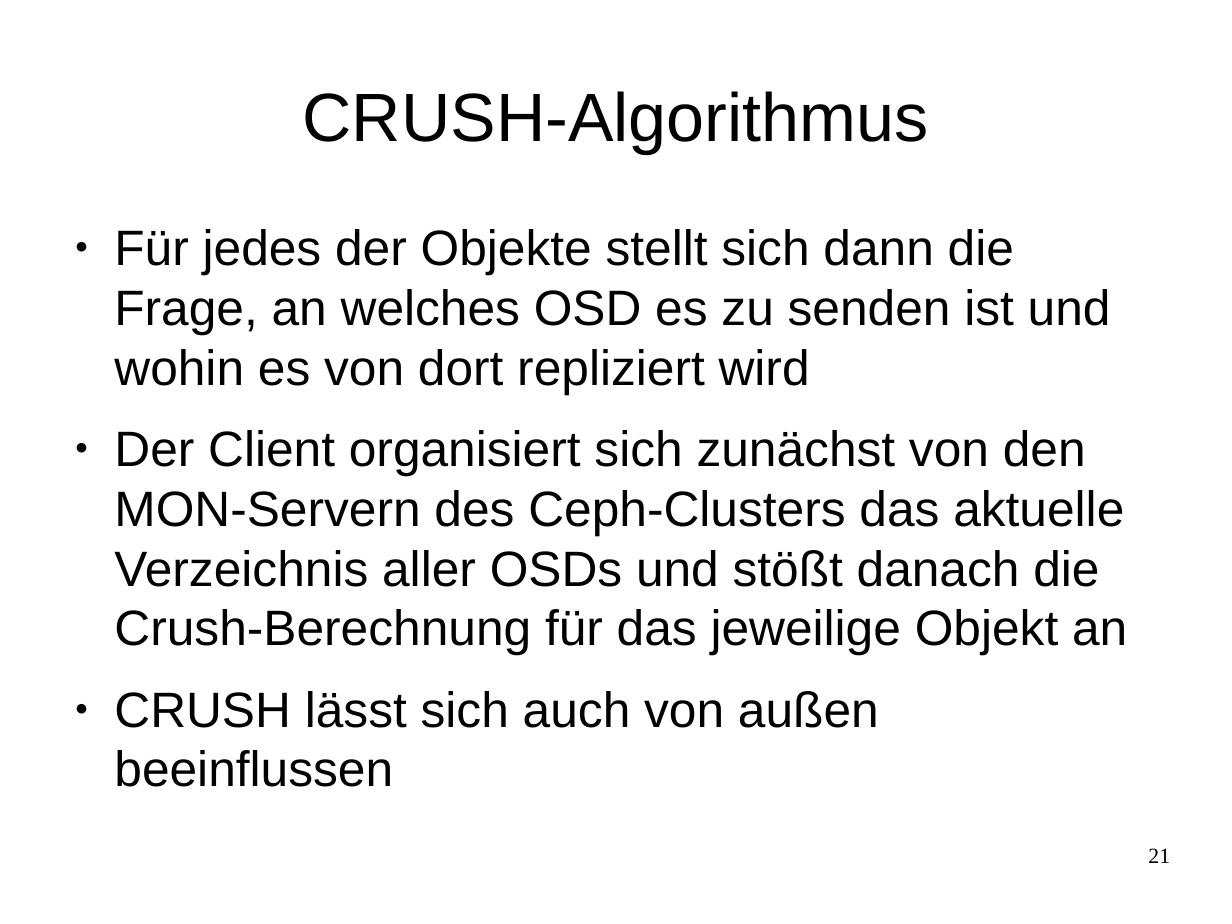
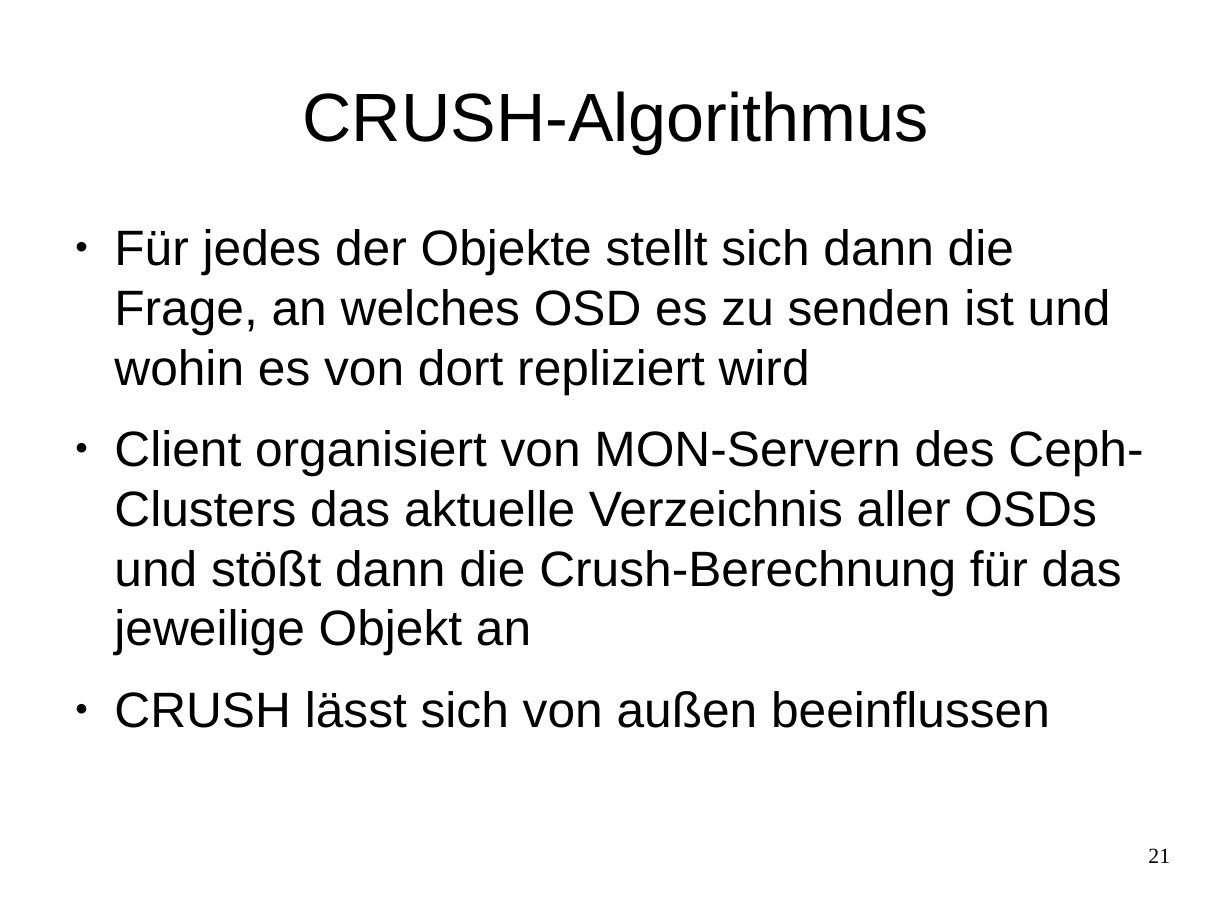
Before and after one commit to celentanos/inora, a slide deck: slide 21 of inora_vortrag_M.odp. Drawn at 1232x924 pixels with LibreOffice and Linux fonts; fonts in the diff are those of the drawing. Boxes give left, top, right and bottom in pixels: in the first picture for what was removed or moved away, otherwise in the second. Text is boxed around its words. In the diff, an @@ line names an element or a change of style, - is before the commit and + after.

```diff
--- a/inora_vortrag_M.odp
+++ b/inora_vortrag_M.odp
@@ text at [114, 430, 1143, 728]: text changed @@
-● Der Client organisiert sich zunächst von den MON-Servern des Ceph-Clusters das aktuelle Verzeichnis aller OSDs und stößt danach die Crush-Berechnung für das jeweilige Objekt an
-● CRUSH lässt sich auch von außen beeinflussen
+● Client organisiert von MON-Servern des Ceph-Clusters das aktuelle Verzeichnis aller OSDs und stößt dann die Crush-Berechnung für das jeweilige Objekt an
+● CRUSH lässt sich von außen beeinflussen
```
Also in this commit, not shown: 12 other slides changed, 1 slide added, 1 slide removed.
